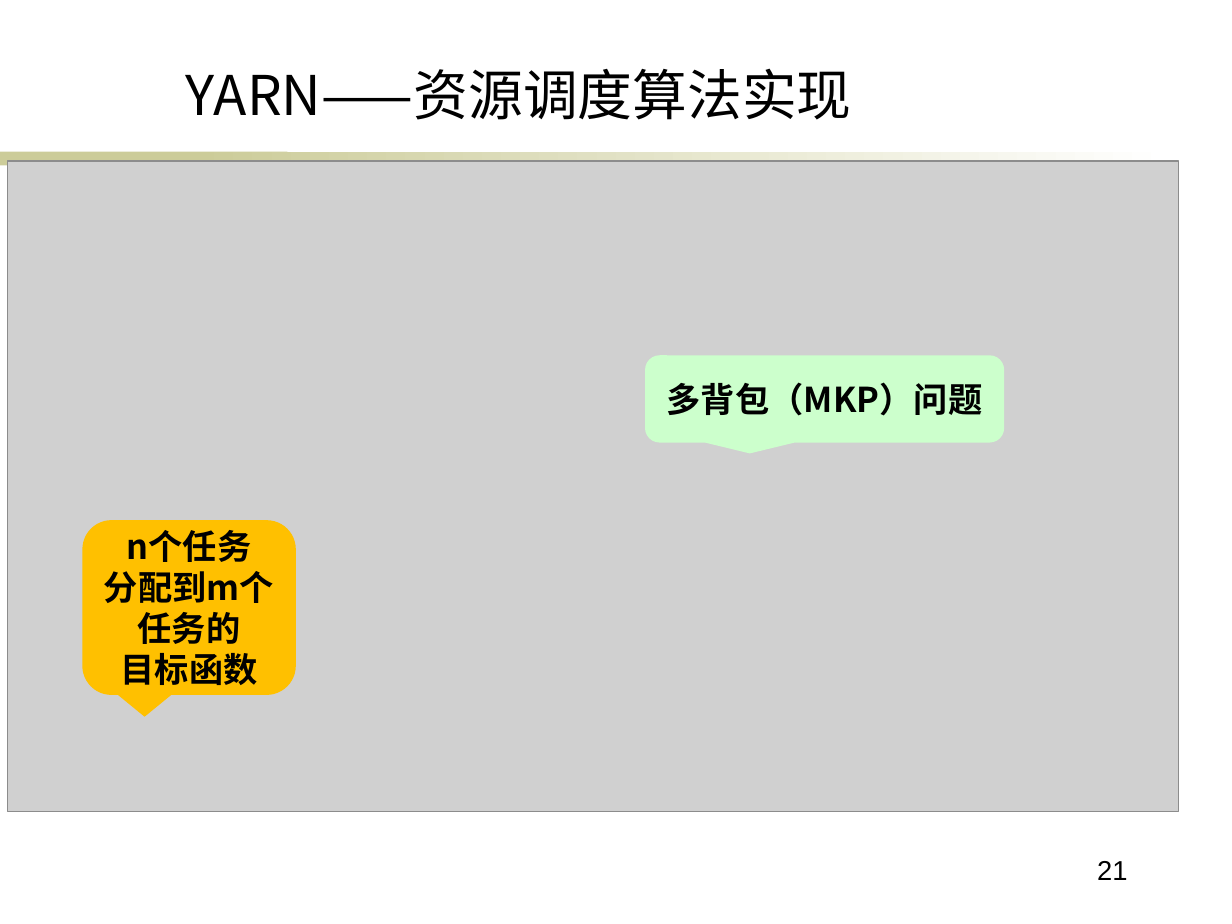
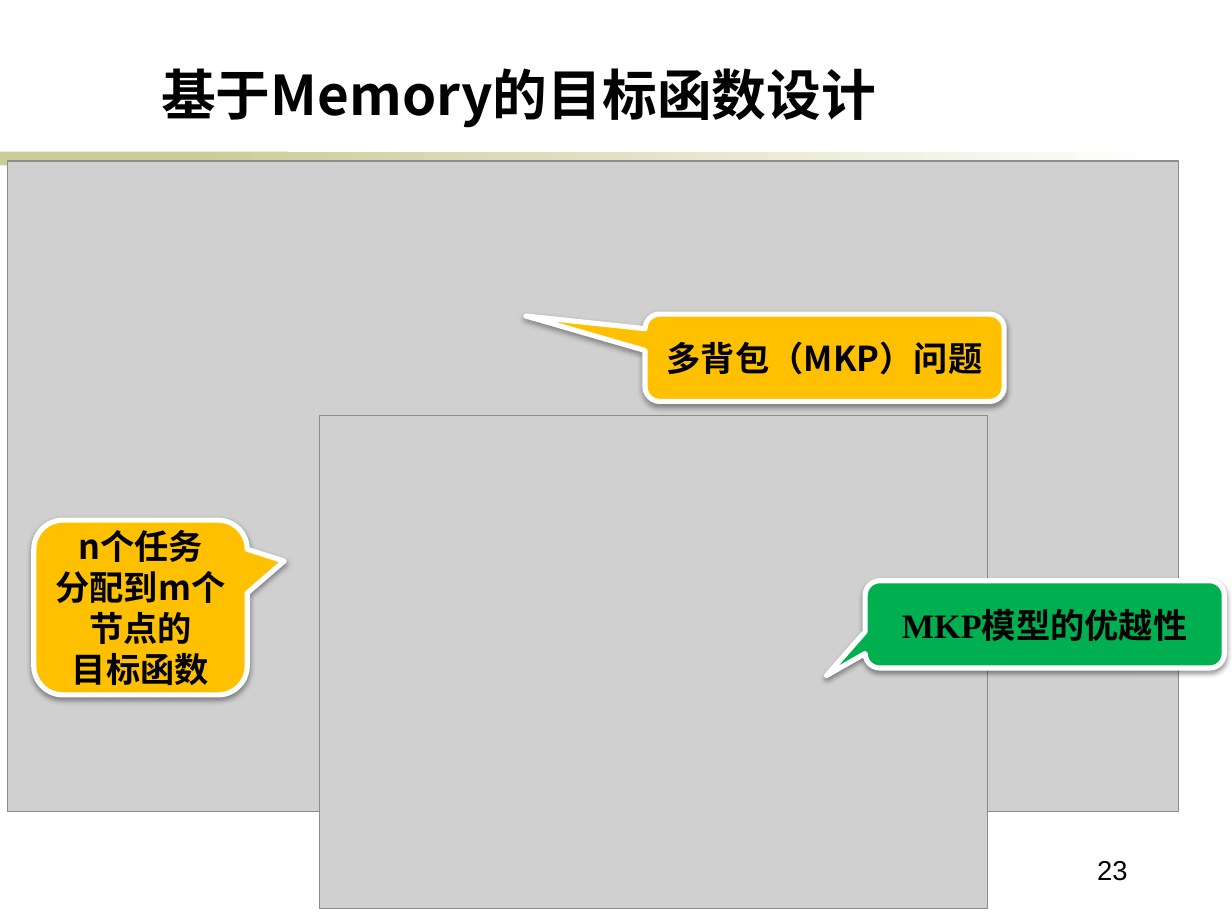
Before and after one commit to ericsonyc/paper, a slide deck: slide 23 of 毕业答辩.pptx (slide 21 before the commit). Drawn at 1232x924 pixels with LibreOffice and Linux fonts; fonts in the diff are those of the drawing; grey boxes stand for pictures; background and template pictures are left out. Boxes give left, top, right and bottom in pixels: in the first picture for what was removed or moved away, otherwise in the second. Text is boxed around its words. In the diff, an @@ line names an element or a change of style, - is before the commit and + after.

```diff
--- a/毕业答辩.pptx
+++ b/毕业答辩.pptx
@@ text at [161, 68, 876, 128]: text changed; bold on @@
-YARN——资源调度算法实现
+基于Memory的目标函数设计
@@ rounded speech box "多背包（MKP）问题": place and size @@
-rounded speech box "多背包（MKP）问题" at [646, 355, 1004, 442]
+rounded speech box "多背包（MKP）问题" at [646, 314, 1004, 402]
@@ rounded speech box "多背包（MKP）问题" at [646, 314, 1004, 402]: fill #CCFFCC to #FFC000; outline none to #FFFFFF 3 pt; shadow on; proportions changed @@
@@ picture added at [319, 415, 987, 908] @@
@@ rounded speech box "n个任务": place and size @@
-rounded speech box "n个任务" at [83, 520, 296, 695]
+rounded speech box "n个任务" at [33, 520, 246, 695]
@@ rounded speech box "n个任务" at [33, 520, 246, 695]: outline none to #FFFFFF 3 pt; shadow on; proportions changed @@
@@ rounded speech box added at [865, 580, 1223, 668], fill #00B050, outline #FFFFFF 3 pt, 20 pt, text #000000, bold @@
+MKP模型的优越性
@@ text in rounded speech box at [89, 612, 192, 644]: text changed @@
-任务的
+节点的
@@ page number at [1097, 861, 1127, 881]: text changed @@
-21
+23
```
Also in this commit, not shown: 7 other slides changed, 2 slides added.
